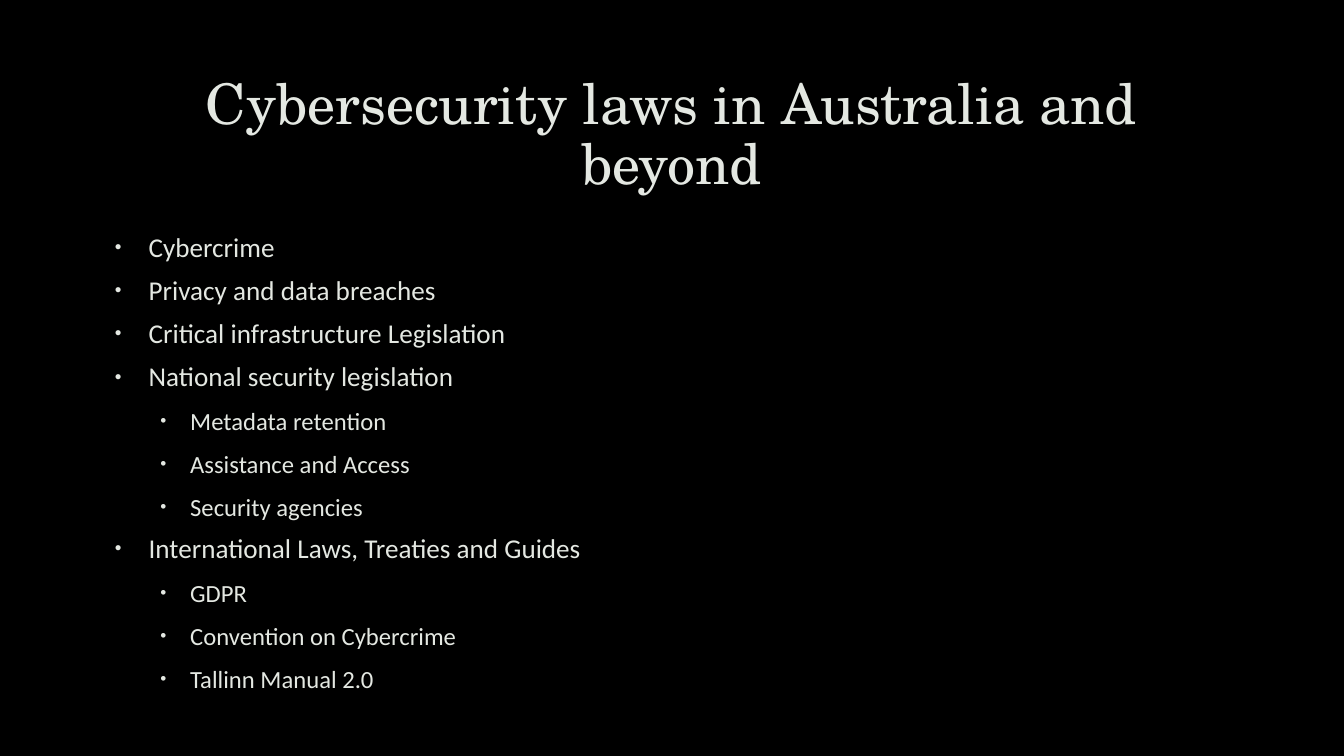
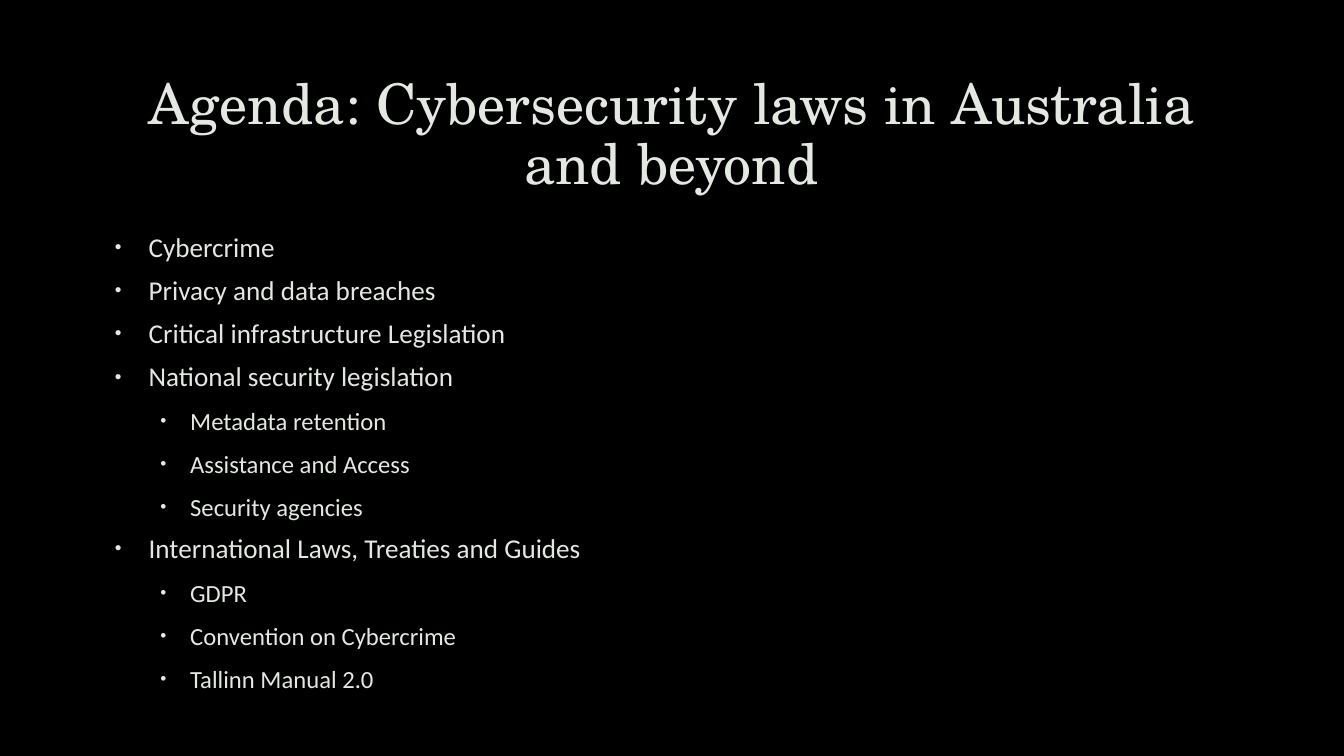
Before and after one commit to uwacsp/cits1003, a slide deck: slide 4 of Lectures/CITS1003-11 Cyber Law.pptx. Drawn at 1344x756 pixels with LibreOffice and Linux fonts; fonts in the diff are those of the drawing; background and template pictures are left out. Boxes give left, top, right and bottom in pixels: in the first picture for what was removed or moved away, otherwise in the second. Text is boxed around its words. In the diff, an @@ line names an element or a change of style, - is before the commit and + after.

```diff
--- a/Lectures/CITS1003-11 Cyber Law.pptx
+++ b/Lectures/CITS1003-11 Cyber Law.pptx
@@ title at <box>148,82,1195,196</box>: text changed @@
-Cybersecurity laws in Australia and beyond
+Agenda: Cybersecurity laws in Australia and beyond
```
Also in this commit, not shown: 6 other slides changed, 10 slides added, 3 other files.
